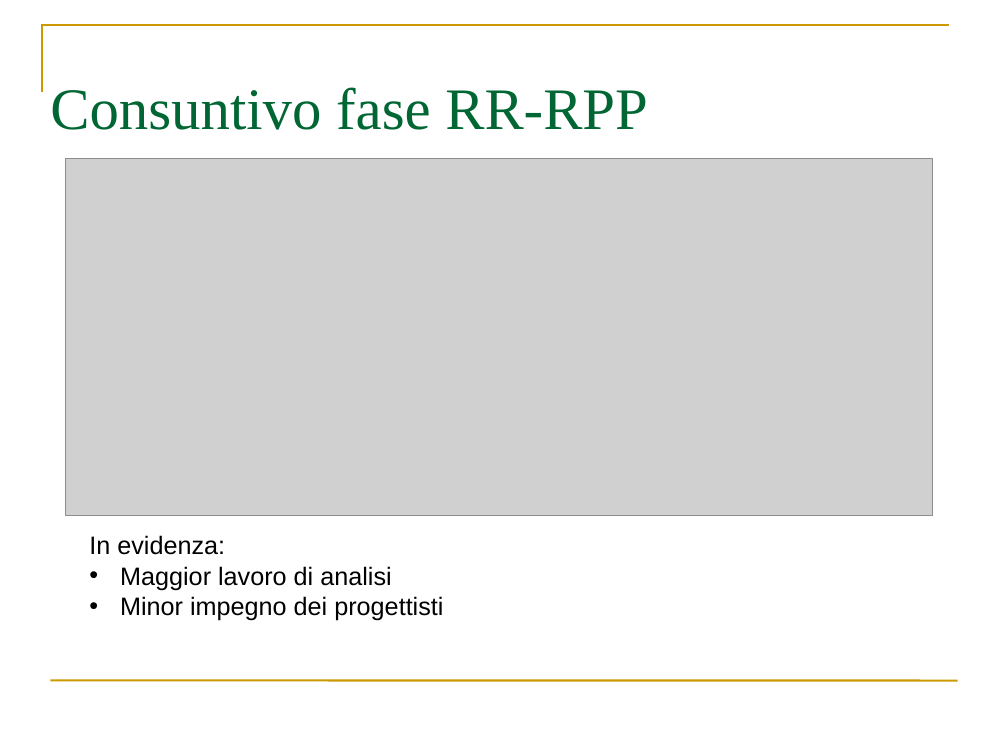
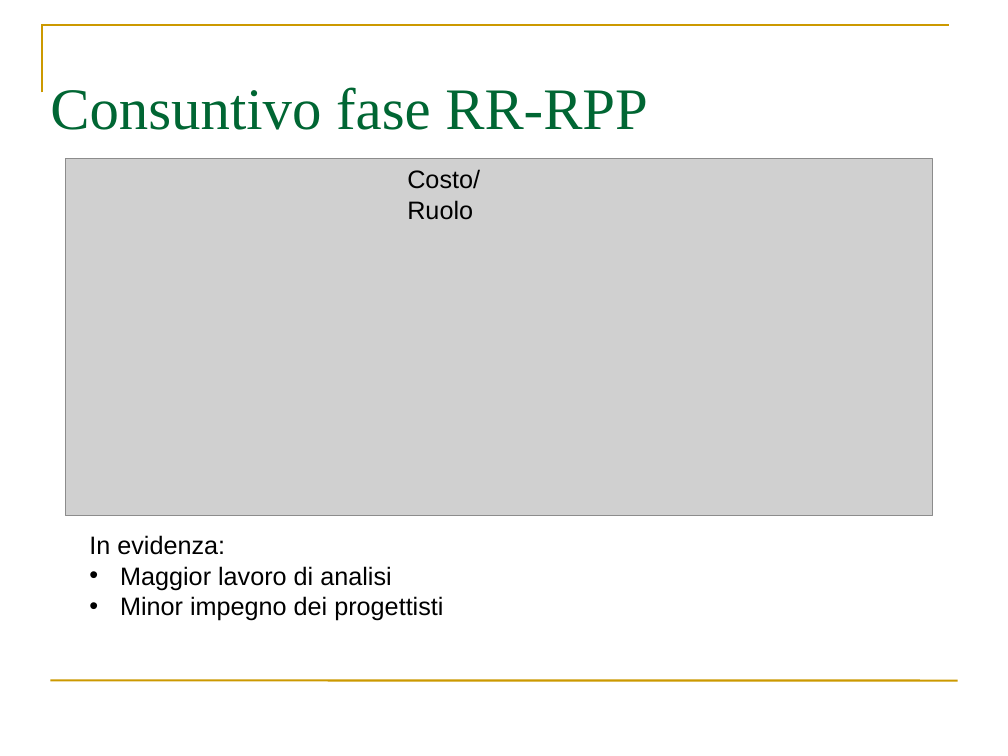
Before and after one commit to webshape/ajaxdraw, a slide deck: slide 1 of doc/PresentazioneRPP/PresentazionePPConsuntivo.ppt. Drawn at 1008x756 pixels with LibreOffice and Linux fonts; fonts in the diff are those of the drawing; grey boxes stand for pictures. Boxes give left, top, right and bottom in pixels: in the first picture for what was removed or moved away, otherwise in the second. Text is boxed around its words. In the diff, an @@ line names an element or a change of style, - is before the commit and + after.

```diff
--- a/doc/PresentazioneRPP/PresentazionePPConsuntivo.ppt
+++ b/doc/PresentazioneRPP/PresentazionePPConsuntivo.ppt
@@ text added at [407,169,480,220], 18 pt, text #000000 @@
+Costo/Ruolo
```
Also in this commit, not shown: 1 other file.
